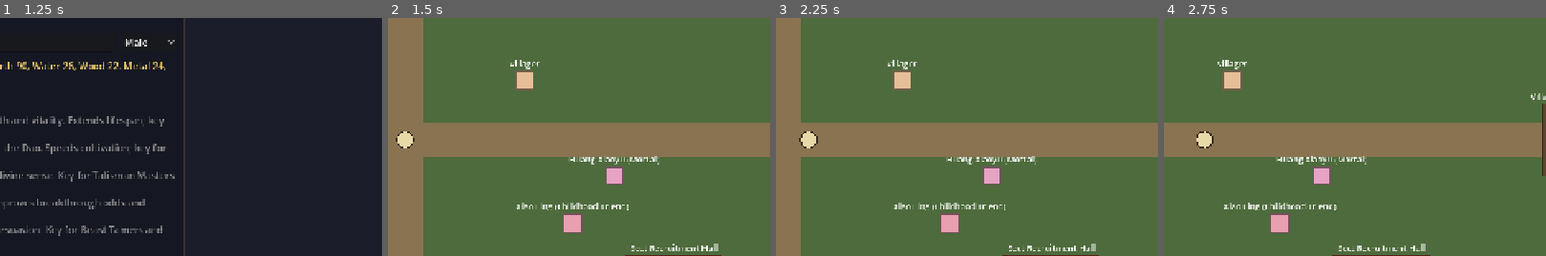
Above: before the commit, frames 1-4 (left to right).
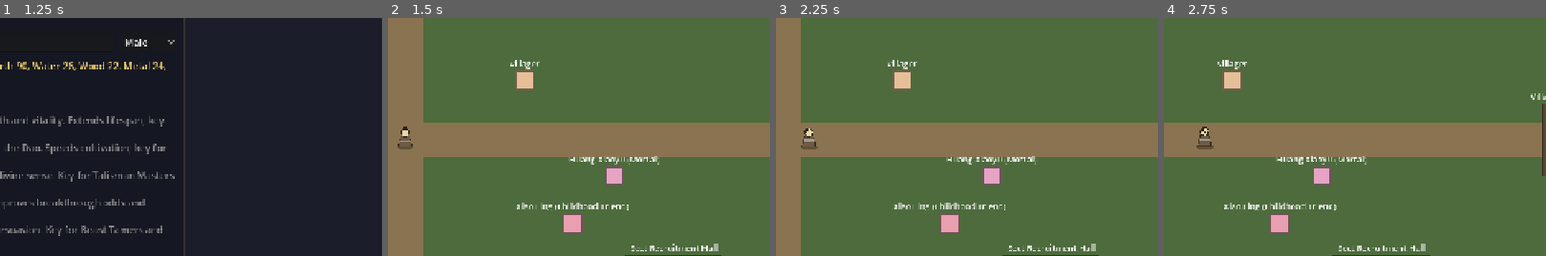
Above: after the commit, the same moments.

Repository: samridghimire/cultivation-game
Game: Godot game, scene res://src/ui/main_menu.tscn
Same seed, same stepped clock (60 frames per second), same inputs: the game is played once before the commit and once after it.
Inputs (mouse positions are % of the whole screen's width and height, from its top left):
- Up to frame 1 (1.25 s): click "New Game" at 0.5 s
- Up to frame 2 (1.5 s): click "Begin" at 1.25 s
- Up to frame 3 (2.25 s): tap Enter at 2 s; move the mouse to (72, 45) at 2.02 s; hold D (move_right) from 2.03 s (still down); hold E (interact) from 2.03 s (still down); click (72, 45) at 2.17 s
- Up to frame 4 (2.75 s): keep holding D (move_right); keep holding E (interact)
The pictures show only the part of the screen within x 48-98%, y 24-74%; the shares and areas given below are measured in that part.

Frame 1 is identical in both runs. In frame 2, 0.3% of the frame differs, in the area x 2-7%, y 45-56%; in frame 3, 0.3%; in frame 4, 0.3%, in the area x 8-13%, y 45-56%.

Commit message:
[VIS-001] Player avatar: sect robe, alignment sash, realm aura
Draw the player as a robed cultivator facing the walking direction with
a walking bob. PlayerLook (src/world/player_look.gd) derives the robe
color from the sect (new optional sects.json robe_color, validated), the
sash from the alignment tier and qi aura rings from the realm.

Co-Authored-By: Claude <noreply@anthropic.com>
Co-Authored-By: Claude Opus 5.5 <noreply@anthropic.com>
Claude-Session: https://claude.ai/code/session_01MGfk4BnEFMozC2cmLVGuDt

Diff:
--- a/data/sects.json
+++ b/data/sects.json
@@ -1,8 +1,8 @@
 {
-  "_doc": "Sects the player can join. Alignment bounds are inclusive. min_realm is a realm id. cultivation_bonus multiplies qi gathering for members. Rank promotion is automatic once contribution reaches a rank's threshold.",
+  "_doc": "Sects the player can join. Alignment bounds are inclusive. min_realm is a realm id. cultivation_bonus multiplies qi gathering for members. Rank promotion is automatic once contribution reaches a rank's threshold. robe_color (optional, hex) is the robe members wear on the world map.",
   "sects": [
     {
-      "id": "azure_cloud_sect", "name": "Azure Cloud Sect", "alignment": "righteous",
+      "id": "azure_cloud_sect", "name": "Azure Cloud Sect", "alignment": "righteous", "robe_color": "3f6fb5",
       "description": "An orthodox sect on misty peaks. Values virtue, discipline and the protection of mortals.",
       "min_alignment": -100, "max_alignment": 1000, "min_realm": "qi_refining", "cultivation_bonus": 1.5,
       "favored_professions": ["alchemist", "array_master"],
@@ -14,7 +14,7 @@
       ]
     },
     {
-      "id": "blood_lotus_sect", "name": "Blood Lotus Sect", "alignment": "demonic",
+      "id": "blood_lotus_sect", "name": "Blood Lotus Sect", "alignment": "demonic", "robe_color": "8b1e2d",
       "description": "A feared demonic sect. Strength is the only law; the weak are resources.",
       "min_alignment": -1000, "max_alignment": 0, "min_realm": "mortal", "cultivation_bonus": 1.4,
       "favored_professions": ["talisman_master", "beast_tamer"],
@@ -26,7 +26,7 @@
       ]
     },
     {
-      "id": "myriad_treasure_pavilion", "name": "Myriad Treasure Pavilion", "alignment": "neutral",
+      "id": "myriad_treasure_pavilion", "name": "Myriad Treasure Pavilion", "alignment": "neutral", "robe_color": "b08a2e",
       "description": "A merchant sect that trades with anyone who pays. Rewards craftsmen generously.",
       "min_alignment": -500, "max_alignment": 1000, "min_realm": "qi_refining", "cultivation_bonus": 1.2,
       "favored_professions": ["blacksmith", "alchemist", "doctor"],
--- a/src/core/defs/sect_def.gd
+++ b/src/core/defs/sect_def.gd
@@ -12,6 +12,7 @@
 var cultivation_bonus := 1.0
 var favored_professions: PackedStringArray = []
 var ranks: Array[Dictionary] = []  # [{name, contribution}], ascending
+var robe_color := ""  # hex; "" = the default rogue robe
 
 
 static func from_dict(d: Dictionary) -> SectDef:
@@ -26,6 +27,7 @@
 	s.cultivation_bonus = float(d.get("cultivation_bonus", 1))
 	s.favored_professions = PackedStringArray(d.get("favored_professions", []))
 	s.ranks.assign(d.get("ranks", []))
+	s.robe_color = String(d.get("robe_color", ""))
 	return s
 
 
--- a/src/core/game_data.gd
+++ b/src/core/game_data.gd
@@ -191,6 +191,8 @@
 			load_errors.append("Sect '%s' has unknown min_realm '%s'" % [def.id, def.min_realm])
 		if def.ranks.is_empty():
 			load_errors.append("Sect '%s' has no ranks" % def.id)
+		if def.robe_color != "" and not Color.html_is_valid(def.robe_color):
+			load_errors.append("Sect '%s' has an invalid robe_color '%s'" % [def.id, def.robe_color])
 		for prof_id in def.favored_professions:
 			if not professions.has(prof_id):
 				load_errors.append("Sect '%s' favors unknown profession '%s'" % [def.id, prof_id])
--- a/src/world/player.gd
+++ b/src/world/player.gd
@@ -1,14 +1,42 @@
 class_name Player
 extends CharacterBody2D
 ## Top-down player avatar: movement and choosing which interactable to use.
-## Placeholder art is drawn in _draw() until real sprites exist.
+## Placeholder art is drawn in _draw() until real sprites exist: a robed
+## cultivator facing the walking direction, colored by PlayerLook.
 
 const SPEED := 220.0
 const RADIUS := 14.0
 
+## Walking bob height and speed, aura pulse speed.
+const BOB_PIXELS := 2.0
+const BOB_SPEED := 14.0
+const AURA_SPEED := 2.5
+
 var input_enabled := true
 var _nearby: Array[Interactable] = []
 var _target: Interactable
+var _look: Dictionary = {}
+var _facing := Vector2.DOWN
+var _time := 0.0
+
+
+func _ready() -> void:
+	EventBus.player_changed.connect(refresh_look)
+	EventBus.session_started.connect(refresh_look)
+	refresh_look.call_deferred()
+
+
+## Re-reads the player's sect, alignment and realm for the placeholder art.
+func refresh_look() -> void:
+	if GameState.has_session():
+		_look = PlayerLook.of(GameState.player, GameState.data)
+	queue_redraw()
+
+
+func _process(delta: float) -> void:
+	_time += delta
+	if velocity != Vector2.ZERO or int(_look.get("aura_rings", 0)) > 0:
+		queue_redraw()
 
 
 func _physics_process(_delta: float) -> void:
@@ -16,6 +44,8 @@
 	if input_enabled:
 		direction = Input.get_vector("move_left", "move_right", "move_up", "move_down")
 	velocity = direction * SPEED
+	if direction != Vector2.ZERO:
+		_facing = direction.normalized()
 	move_and_slide()
 	_update_target()
 
@@ -51,5 +81,43 @@
 
 
 func _draw() -> void:
-	draw_circle(Vector2.ZERO, RADIUS, Color("e8d9a8"))
-	draw_arc(Vector2.ZERO, RADIUS, 0, TAU, 32, Color("3b2f1e"), 2.0)
+	var robe: Color = _look.get("robe", PlayerLook.ROGUE_ROBE)
+	var sash: Color = _look.get("sash", PlayerLook.SASH_COLORS["neutral"])
+	var outline := Color("3b2f1e")
+	_draw_aura()
+	# Shadow stays on the ground; the body bobs while walking.
+	draw_set_transform(Vector2(0, RADIUS - 2), 0.0, Vector2(1.0, 0.4))
+	draw_circle(Vector2.ZERO, RADIUS, Color(0, 0, 0, 0.3))
+	draw_set_transform(Vector2.ZERO)
+	var bob := -absf(sin(_time * BOB_SPEED)) * BOB_PIXELS if velocity != Vector2.ZERO else 0.0
+	var o := Vector2(0, bob)
+	# Robe: a flared trapezoid with a sash across the waist.
+	var robe_shape := PackedVector2Array([o + Vector2(-7, -6), o + Vector2(7, -6), o + Vector2(12, 12), o + Vector2(-12, 12)])
+	draw_colored_polygon(robe_shape, robe)
+	robe_shape.append(robe_shape[0])
+	draw_polyline(robe_shape, outline, 1.5)
+	draw_line(o + Vector2(-9, 2), o + Vector2(9, 2), sash, 3.0)
+	# Head, hair bun and a face that looks where the player walks.
+	var head := o + Vector2(0, -12)
+	draw_circle(head, 7.0, Color("e8d9a8"))
+	draw_arc(head, 7.0, 0, TAU, 24, outline, 1.5)
+	var away := -_facing * 4.0 if _facing.y > -0.5 else Vector2(0, -2)
+	draw_circle(head + away + Vector2(0, -3), 3.5, Color("2a2018"))
+	if _facing.y > -0.5:
+		var eyes := head + Vector2(_facing.x * 3.0, 1.0 + _facing.y)
+		draw_circle(eyes + Vector2(-2.5, 0), 1.0, outline)
+		draw_circle(eyes + Vector2(2.5, 0), 1.0, outline)
+
+
+## Pulsing qi rings at the feet: one per realm above mortal (PlayerLook).
+func _draw_aura() -> void:
+	var rings := int(_look.get("aura_rings", 0))
+	if rings <= 0:
+		return
+	var aura: Color = _look["aura"]
+	var pulse := 0.5 + 0.5 * sin(_time * AURA_SPEED)
+	draw_set_transform(Vector2(0, RADIUS - 2), 0.0, Vector2(1.0, 0.45))
+	for i in rings:
+		var r := RADIUS + 4.0 + i * 5.0 + pulse * 2.0
+		draw_arc(Vector2.ZERO, r, 0, TAU, 32, Color(aura, 0.55 - 0.1 * i), 2.0)
+	draw_set_transform(Vector2.ZERO)
--- /dev/null
+++ b/src/world/player_look.gd
@@ -0,0 +1,36 @@
+class_name PlayerLook
+extends RefCounted
+## Placeholder appearance of a character on the world map (VIS-001): robe color
+## from the sect (sects.json robe_color), sash color from the alignment tier and
+## an aura that grows with the cultivation realm. Pure: reads state, no nodes.
+
+const ROGUE_ROBE := Color("6e5a46")
+const SASH_COLORS := {
+	"demonic": Color("c0182b"),
+	"evil": Color("8a3a8a"),
+	"neutral": Color("9a9a9a"),
+	"virtuous": Color("8fd18f"),
+	"righteous": Color("f2e3a0"),
+}
+## Aura color at the first cultivated realm and at MAX_AURA_RINGS and beyond.
+const AURA_LOW := Color("9fe3ff")
+const AURA_HIGH := Color("ffd76a")
+const MAX_AURA_RINGS := 4
+
+
+## {robe: Color, sash: Color, aura_rings: int, aura: Color}. Mortals have no aura.
+static func of(c: CharacterData, data: GameData) -> Dictionary:
+	var robe := ROGUE_ROBE
+	if not c.is_rogue():
+		var sect: SectDef = data.sects.get(String(c.sect.get("id", "")))
+		if sect != null and sect.robe_color != "":
+			robe = Color(sect.robe_color)
+	var tier_id := String(Alignment.tier(c.alignment, data).get("id", "neutral"))
+	var rings := mini(c.realm_index, MAX_AURA_RINGS)
+	var t := 0.0 if rings <= 1 else float(rings - 1) / float(MAX_AURA_RINGS - 1)
+	return {
+		"robe": robe,
+		"sash": SASH_COLORS.get(tier_id, SASH_COLORS["neutral"]),
+		"aura_rings": rings,
+		"aura": AURA_LOW.lerp(AURA_HIGH, t),
+	}
--- /dev/null
+++ b/tests/unit/test_player_look.gd
@@ -0,0 +1,49 @@
+extends TestCase
+## VIS-001: the player's placeholder look follows sect, alignment and realm.
+
+
+func _character() -> CharacterData:
+	return CharacterFactory.create("Look", data(), seeded_rng())
+
+
+func test_rogue_mortal_has_default_robe_and_no_aura() -> void:
+	var c := _character()
+	c.sect = {}
+	c.realm_index = 0
+	c.alignment = 0
+	var look := PlayerLook.of(c, data())
+	assert_eq(look["robe"], PlayerLook.ROGUE_ROBE)
+	assert_eq(look["sash"], PlayerLook.SASH_COLORS["neutral"])
+	assert_eq(look["aura_rings"], 0)
+
+
+func test_sect_members_wear_the_sect_robe() -> void:
+	var c := _character()
+	for sect: SectDef in data().sects.values():
+		c.sect = {"id": sect.id, "rank": 0, "contribution": 0}
+		assert_eq(PlayerLook.of(c, data())["robe"], Color(sect.robe_color), sect.id)
+
+
+func test_every_sect_has_a_valid_robe_color() -> void:
+	for sect: SectDef in data().sects.values():
+		assert_true(Color.html_is_valid(sect.robe_color), "%s robe_color" % sect.id)
+
+
+func test_sash_follows_alignment_tier() -> void:
+	var c := _character()
+	c.alignment = data().alignment_min
+	assert_eq(PlayerLook.of(c, data())["sash"], PlayerLook.SASH_COLORS["demonic"])
+	c.alignment = data().alignment_max
+	assert_eq(PlayerLook.of(c, data())["sash"], PlayerLook.SASH_COLORS["righteous"])
+
+
+func test_aura_grows_with_realm_and_caps() -> void:
+	var c := _character()
+	c.realm_index = 1
+	var low := PlayerLook.of(c, data())
+	assert_eq(low["aura_rings"], 1)
+	assert_eq(low["aura"], PlayerLook.AURA_LOW)
+	c.realm_index = 99
+	var high := PlayerLook.of(c, data())
+	assert_eq(high["aura_rings"], PlayerLook.MAX_AURA_RINGS)
+	assert_true((high["aura"] as Color).is_equal_approx(PlayerLook.AURA_HIGH), "gold aura at the cap")
Not shown, added: src/world/player_look.gd.uid
Not shown, added: tests/unit/test_player_look.gd.uid
Not shown, changed: docs/BACKLOG.md
Not shown, changed: docs/CHANGELOG.md
